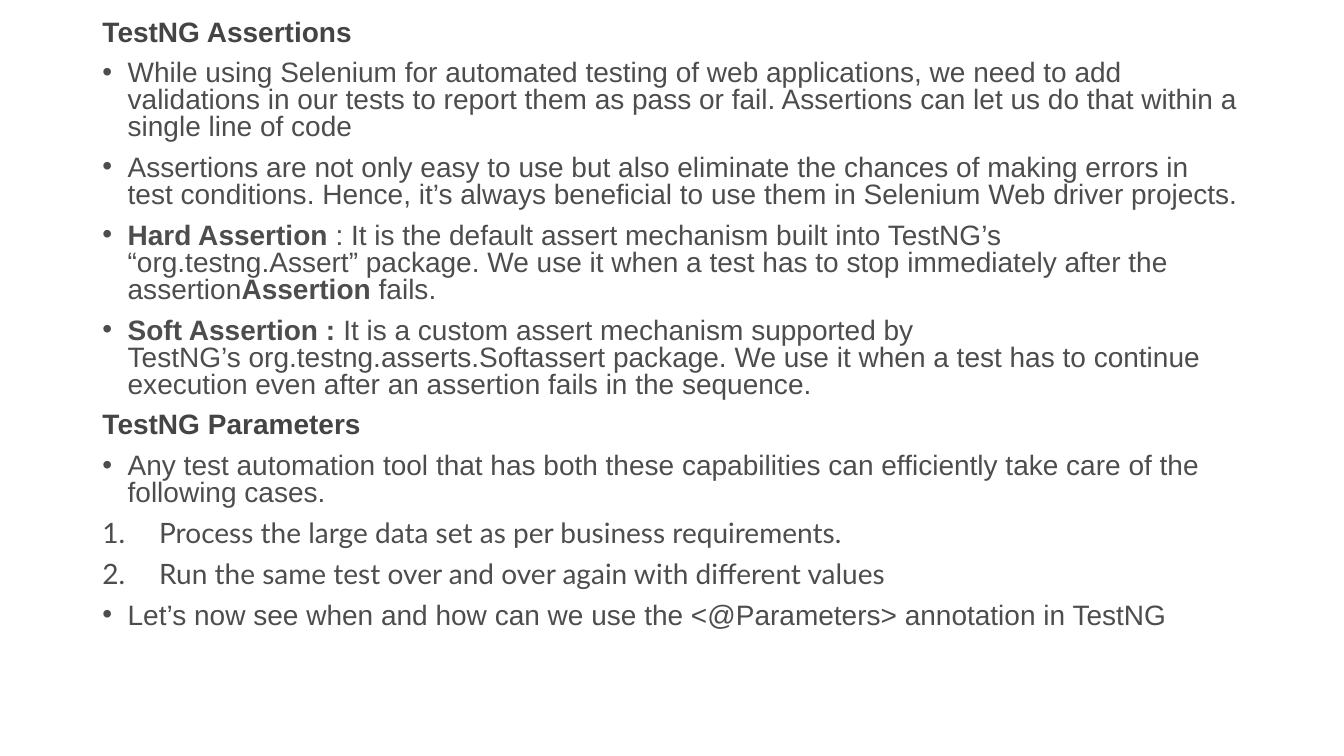
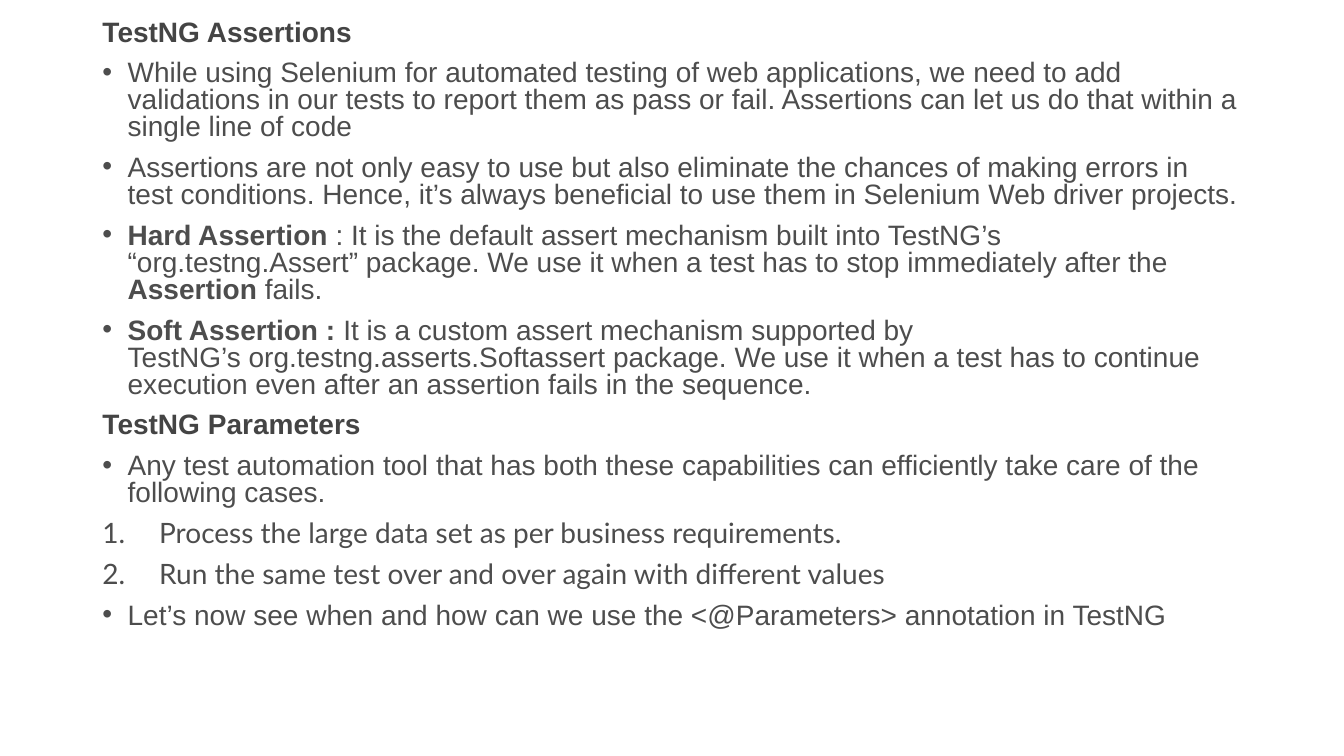
Before and after one commit to NVRaghuveerChebrolu/AugSeleniumJava2023, a slide deck: slide 5 of Materials/TestNG.pptx. Drawn at 1344x756 pixels with LibreOffice and Linux fonts; fonts in the diff are those of the drawing. Boxes give left, top, right and bottom in pixels: in the first picture for what was removed or moved away, otherwise in the second. Text is boxed around its words. In the diff, an @@ line names an element or a change of style, - is before the commit and + after.

```diff
--- a/Materials/TestNG.pptx
+++ b/Materials/TestNG.pptx
@@ text at (128, 224, 1167, 300): text changed @@
-• Hard Assertion : It is the default assert mechanism built into TestNG’s “org.testng.Assert” package. We use it when a test has to stop immediately after the assertionAssertion fails.
+• Hard Assertion : It is the default assert mechanism built into TestNG’s “org.testng.Assert” package. We use it when a test has to stop immediately after the Assertion fails.
```
Also in this commit, not shown: 4 other files.
